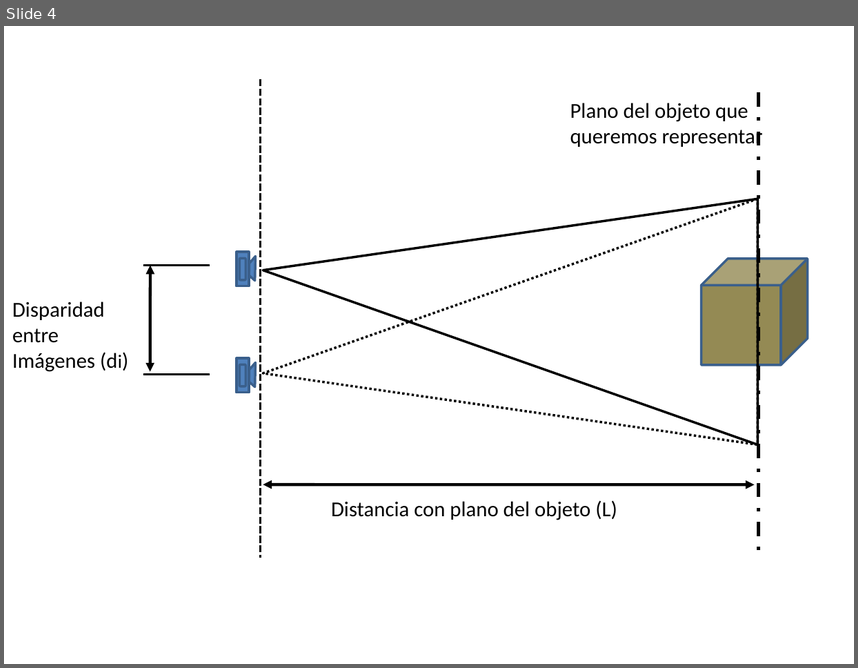
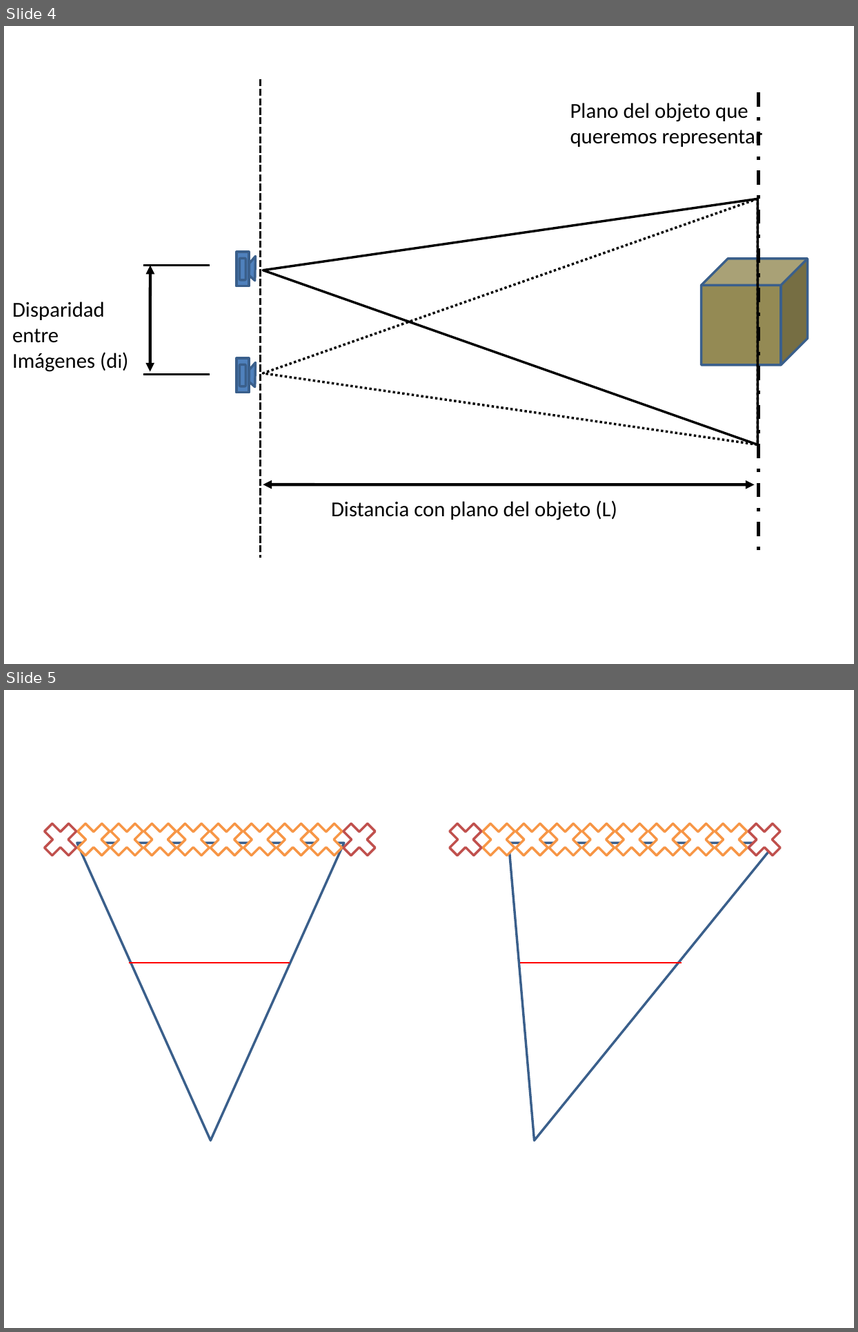
Before and after one commit to argosen/Memoria-proyecto, a slide deck: Imagenes/imagenesGeneradas.pptx. Shown one above the other, each under a label of ours: slide 4 before the commit, slides 4 and 5 after it. The pictures are 858x668 and 858x1332 pixels, drawn with LibreOffice and Linux fonts; fonts in the diff are those of the drawing. Boxes give left, top, right and bottom in pixels: in the first picture for what was removed or moved away, otherwise in the second. Text is boxed around its words. In the diff, an @@ line names an element or a change of style, - is before the commit and + after.

```diff
--- a/Imagenes/imagenesGeneradas.pptx
+++ b/Imagenes/imagenesGeneradas.pptx
@@ slide 5 added at box(4, 690, 854, 1328), background #FFFFFF @@
@@ cross added at box(37, 816, 84, 862), fill #FFFFFF, outline #C0504D 2 pt @@
@@ cross added at box(70, 816, 117, 862), fill #FFFFFF, outline #F79646 2 pt @@
@@ cross added at box(103, 816, 150, 862), fill #FFFFFF, outline #F79646 2 pt @@
@@ cross added at box(136, 816, 183, 862), fill #FFFFFF, outline #F79646 2 pt @@
@@ cross added at box(170, 816, 217, 862), fill #FFFFFF, outline #F79646 2 pt @@
@@ cross added at box(203, 816, 250, 862), fill #FFFFFF, outline #F79646 2 pt @@
@@ cross added at box(236, 816, 283, 862), fill #FFFFFF, outline #F79646 2 pt @@
@@ cross added at box(269, 816, 316, 862), fill #FFFFFF, outline #F79646 2 pt @@
@@ cross added at box(303, 816, 350, 862), fill #FFFFFF, outline #F79646 2 pt @@
@@ cross added at box(337, 816, 383, 862), fill #FFFFFF, outline #C0504D 2 pt @@
@@ cross added at box(443, 816, 489, 862), fill #FFFFFF, outline #C0504D 2 pt @@
@@ cross added at box(476, 816, 523, 862), fill #FFFFFF, outline #F79646 2 pt @@
@@ cross added at box(509, 816, 556, 862), fill #FFFFFF, outline #F79646 2 pt @@
@@ cross added at box(542, 816, 589, 862), fill #FFFFFF, outline #F79646 2 pt @@
@@ cross added at box(575, 816, 622, 862), fill #FFFFFF, outline #F79646 2 pt @@
@@ cross added at box(608, 816, 655, 862), fill #FFFFFF, outline #F79646 2 pt @@
@@ cross added at box(642, 816, 688, 862), fill #FFFFFF, outline #F79646 2 pt @@
@@ cross added at box(675, 816, 722, 862), fill #FFFFFF, outline #F79646 2 pt @@
@@ cross added at box(708, 816, 755, 862), fill #FFFFFF, outline #F79646 2 pt @@
@@ cross added at box(741, 816, 788, 862), fill #FFFFFF, outline #C0504D 2 pt @@
@@ triangle added at box(77, 843, 344, 1141), outline #3A5F8C 2 pt @@
@@ triangle added at box(509, 843, 776, 1141), outline #3A5F8C 2 pt @@
@@ line added from (129, 963) to (290, 963), #FF0000 0.75 pt @@
@@ line added from (521, 963) to (682, 963), #FF0000 0.75 pt @@
```
Also in this commit, not shown: 10 other files.
